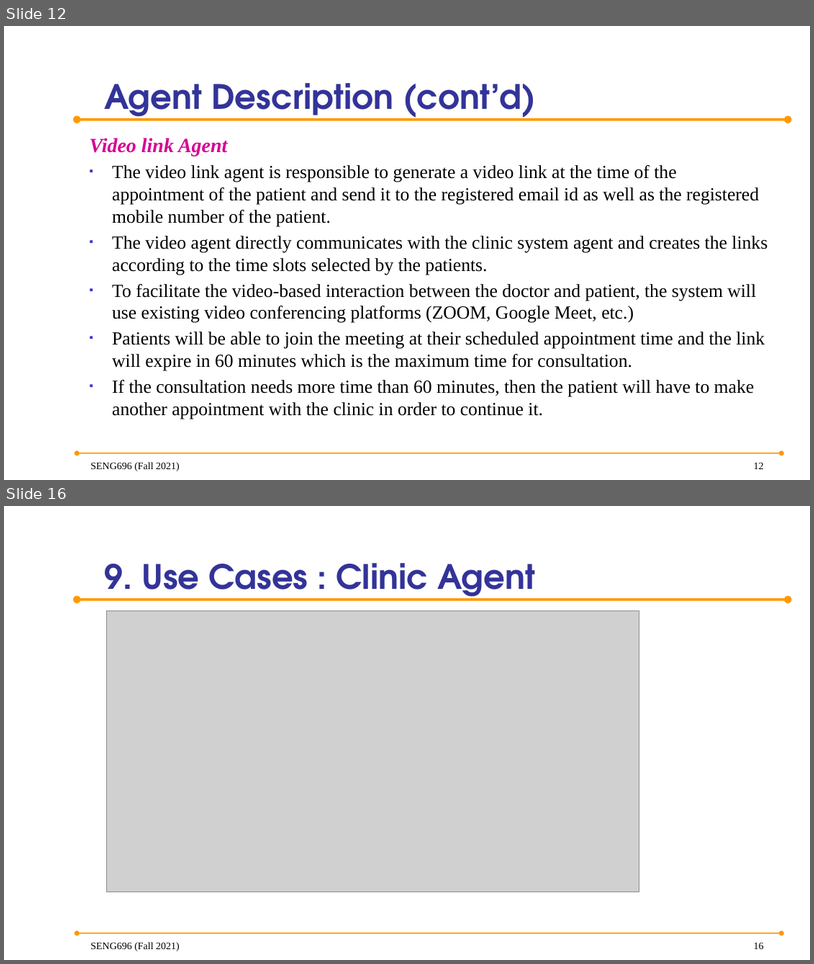
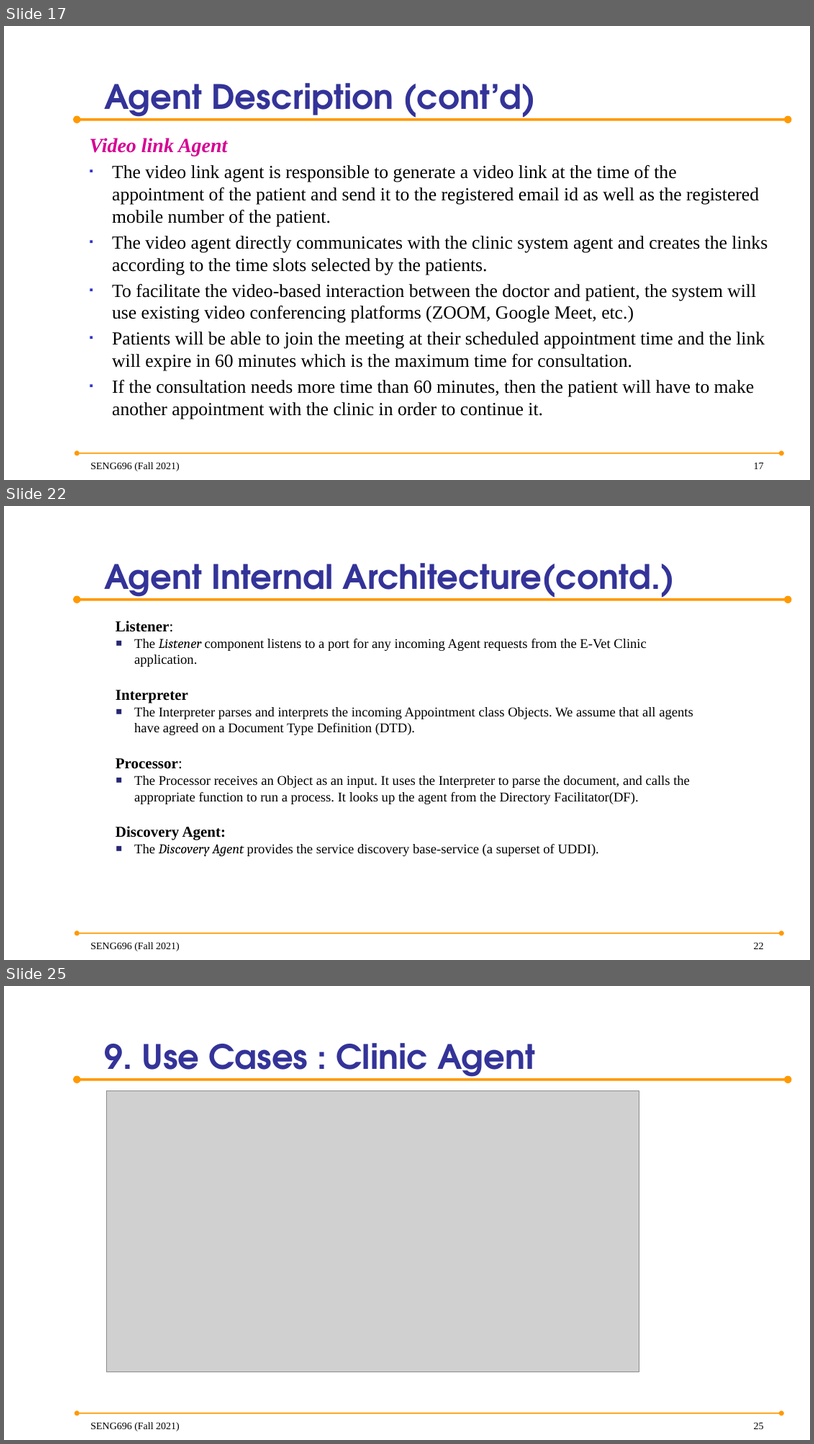
Before and after one commit to anish30145784/SENG696_GroupD, a slide deck: GroupD_ProjectPresentation.pptx. Shown one above the other, each under a label of ours: slides 12 and 16 before the commit, slides 17, 22 and 25 after it; the slides between them are not shown. The pictures are 814x964 and 814x1444 pixels, drawn with LibreOffice and Linux fonts; fonts in the diff are those of the drawing; grey boxes stand for pictures; background and template pictures are left out. Boxes give left, top, right and bottom in pixels: in the first picture for what was removed or moved away, otherwise in the second. Text is boxed around its words. In the diff, an @@ line names an element or a change of style, - is before the commit and + after.

Commit message:
Added tech overview for the twilio meesaging service, updated exceptions of all agent and some ppt layout changes

```diff
--- a/GroupD_ProjectPresentation.pptx
+++ b/GroupD_ProjectPresentation.pptx
@@ slide 22 added at [4,506,810,960], background picture (left out); not listed: 2 template elements that a slide beside it also shows @@
@@ title added at [104,563,676,601], 40 pt, text #333399, bold @@
+Agent Internal Architecture(contd.)
@@ text added at [116,620,694,856], 16 pt, text #000000 @@
+Listener:
+▪ The Listener component listens to a port for any incoming Agent requests from the E-Vet Clinic application.
+Interpreter
+▪ The Interpreter parses and interprets the incoming Appointment class Objects. We assume that all agents have agreed on a Document Type Definition (DTD).
+Processor:
+▪ The Processor receives an Object as an input. It uses the Interpreter to parse the document, and calls the appropriate function to run a process. It looks up the agent from the Directory Facilitator(DF).
+Discovery Agent:
+▪ The Discovery Agent provides the service discovery base-service (a superset of UDDI).
@@ text added at [90,942,180,951], 12 pt, text #000000 @@
+SENG696 (Fall 2021)
@@ page number added at [754,942,764,949], 12 pt, text #000000 @@
+22
@@ what was slide 12 is now slide 17 @@
@@ page number at [754,462,764,469]: text changed @@
-12
+17
@@ what was slide 16 is now slide 25 @@
@@ page number at [754,1422,764,1429]: text changed @@
-16
+25
```
Also in this commit, not shown: 12 slides changed, 8 other slides added, 9 other files.
